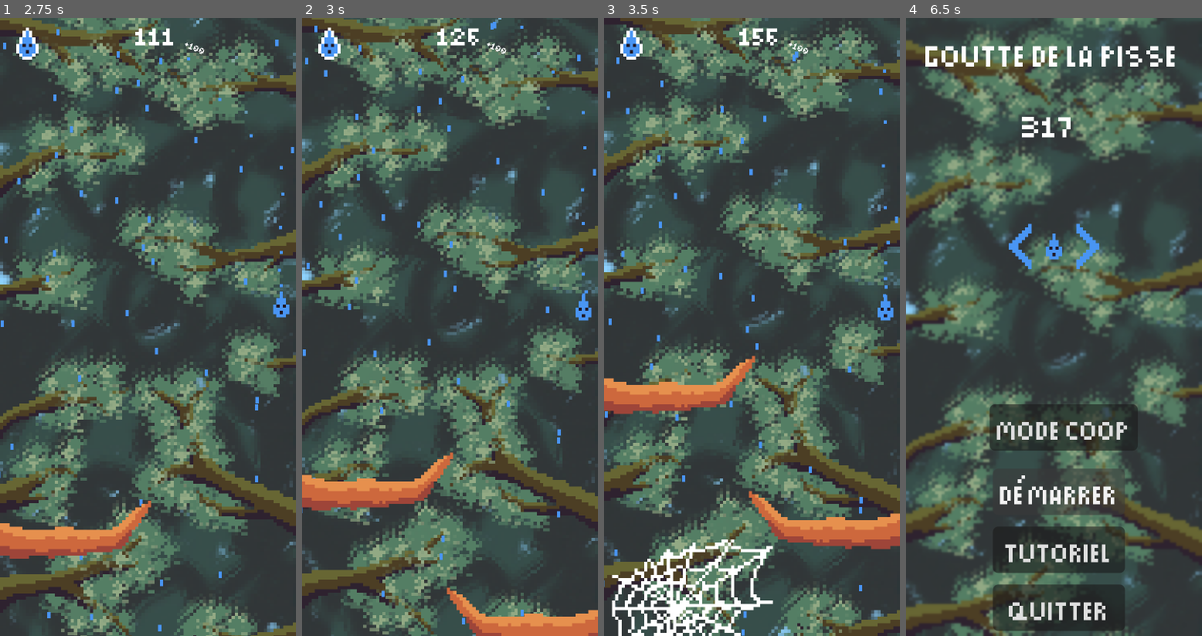
Above: before the commit, frames 1-4 (left to right).
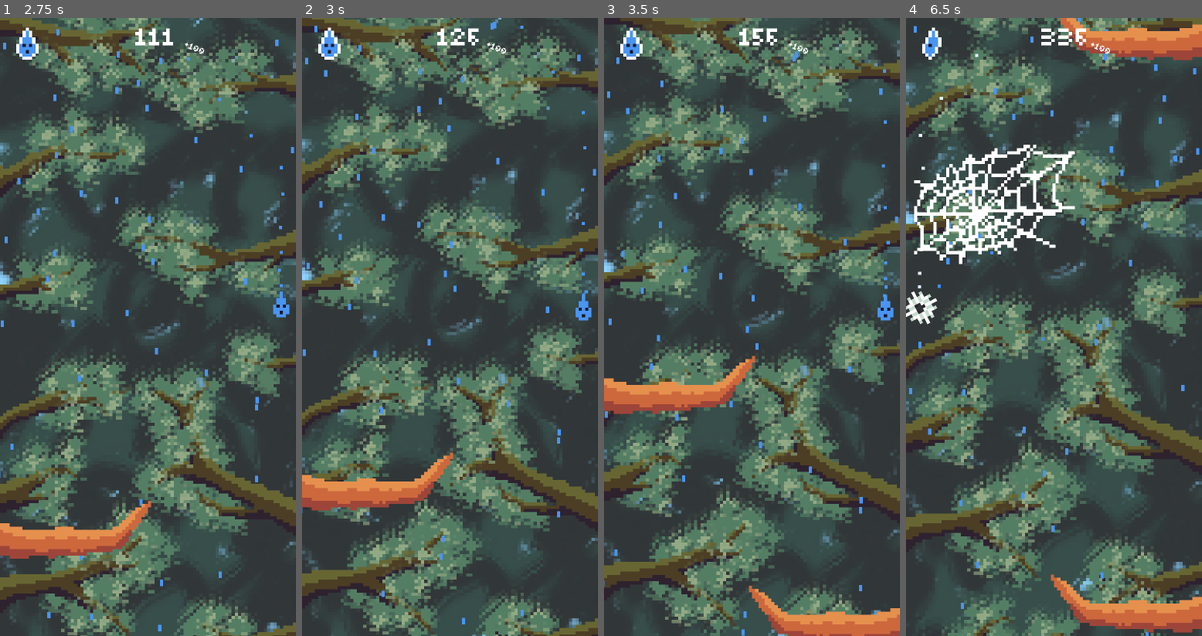
Above: after the commit, the same moments.

Repository: BrokHoly/gamejam_goutte
Game: Godot game, scene res://menu/menu.tscn
The game is run twice, just before and just after one commit, with the same random seed, the same clock (stepped at 60 frames per second) and the same inputs.
Inputs:
- Up to frame 1 (2.75 s): click "démarrer" at 0.5 s; hold D (move_right) 1.28-2.03 s; tap Down (move_downP2) at 1.35 s; hold S (move_down) from 2.03 s (still down); tap Left (move_leftP2) at 2.1 s
- Up to frame 2 (3 s): release S (move_down) at 2.78 s; hold D (move_right) from 2.78 s (still down); tap Right (move_rightP2) at 2.85 s
- Up to frame 3 (3.5 s): keep holding D (move_right)
- Up to frame 4 (6.5 s): release D (move_right) at 3.53 s; hold W (move_up) 3.53-4.28 s; tap one key every 0.75 s from 3.6 s: Up (move_upP2) Q (toggle_ice) Keypad 0 (toggle_iceP2) E (toggle_snow); hold A (move_left) 4.28-5.78 s; hold S (move_down) from 5.78 s (still down)

Frame 1 is identical in both runs. In frame 2, 1.7% of the frame differs, in the area x 48-100%, y 92-100%; in frame 3, 7.0%; in frame 4, 63%, in the area x 0-100%, y 0-100%.

Commit message:
game balanced

Diff:
--- a/levels/level.gd
+++ b/levels/level.gd
@@ -4,21 +4,23 @@
 var left_anchor : Marker2D
 var right_anchor : Marker2D
 
-
-var obstacles_speed: float = 60.0
+var current_obstacles_speed: float
 const OBSTACLES_MIN_SPEED: float = 60.0
-const OBSTACLES_MAX_SPEED: float = 100.0
+const OBSTACLES_MAX_SPEED: float = 120.0
 
 const SCORE_UNTIL_MAX_SPEED:int = 10000
 
-const TIME_BETWEEN_OBSTACLES = 1.0
+const BEGIN_TIME_BETWEEN_OBSTACLES = 2.0
+const END_TIME_BETWEEN_OBSTACLES = 2.0
+
+const TIME_BETWEEN_OBSTACLES = 2.0
 const TIME_RANGE = 1.0
 
 
 var time_until_next_left_obstacle := 100.0
 var time_until_next_right_obstacle := 100.0
-var right_strike := 0.0
-var left_strike := 0.0
+#var right_strike := 0.0
+#var left_strike := 0.0
 
 var LEFT_OBSTACLES_SCENES : Array[Node2D]
 var RIGHT_OBSTACLES_SCENES : Array[Node2D]
@@ -54,6 +56,8 @@
 	time_until_next_left_obstacle -= delta
 	time_until_next_right_obstacle -= delta
 
+	current_obstacles_speed = minf(OBSTACLES_MIN_SPEED + ((float(GameManager.score) / SCORE_UNTIL_MAX_SPEED) * (OBSTACLES_MAX_SPEED - OBSTACLES_MIN_SPEED)),OBSTACLES_MAX_SPEED)
+	#print(current_obstacles_speed)
 	if time_until_next_right_obstacle < 0.0:
 		spawn_right_obstacle()
 		time_until_next_right_obstacle = TIME_BETWEEN_OBSTACLES + randf() * TIME_RANGE
@@ -68,18 +72,18 @@
 	var next_obstacle : Node2D = LEFT_OBSTACLES_SCENES[randi_range(0,LEFT_OBSTACLES_SCENES.size()-1)]
 	var obstacle : Node2D = next_obstacle.duplicate()
 	spawner.add_child(obstacle)
-	obstacle.speed = obstacles_speed
+	obstacle.speed = current_obstacles_speed
 	obstacle.position = left_anchor.position
-	left_strike += 1.0
-	right_strike = 0.0
+	#left_strike += 1.0
+	#right_strike = 0.0
 
 func spawn_right_obstacle():
 	var next_obstacle : Node2D = RIGHT_OBSTACLES_SCENES[randi_range(0,RIGHT_OBSTACLES_SCENES.size()-1)]
 	var obstacle : Node2D = next_obstacle.duplicate()
 	spawner.add_child(obstacle)
-	obstacle.speed = obstacles_speed
+	obstacle.speed = current_obstacles_speed
 	obstacle.position = right_anchor.position
 	#var sprite2D: Sprite2D = obstacle.get_node("Sprite2D")
 	#sprite2D.flip_h = true;
-	right_strike += 1.0
-	left_strike = 0.0
+	#right_strike += 1.0
+	#left_strike = 0.0
--- a/levels/level_0.tscn
+++ b/levels/level_0.tscn
@@ -57,7 +57,7 @@
 offset_bottom = 220.0
 texture = SubResource("PlaceholderTexture2D_dm5o4")
 
-[node name="Drop" parent="." unique_id=1116228112 groups=["Player1"] instance=ExtResource("1_eus5j")]
+[node name="Drop" parent="." unique_id=1116228112 instance=ExtResource("1_eus5j")]
 position = Vector2(45, 76)
 platform_wall_layers = 255
 
--- a/player/drop.tscn
+++ b/player/drop.tscn
@@ -19,7 +19,7 @@
 [sub_resource type="CircleShape2D" id="CircleShape2D_spdk8"]
 radius = 4.5
 
-[node name="Drop" type="CharacterBody2D" unique_id=522632408 groups=["player"]]
+[node name="Drop" type="CharacterBody2D" unique_id=522632408 groups=["Player1", "player"]]
 motion_mode = 1
 script = ExtResource("1_f4jv2")
 
--- a/props/branch_left.tscn
+++ b/props/branch_left.tscn
@@ -19,7 +19,7 @@
 [node name="CollisionPolygon2D" type="CollisionPolygon2D" parent="HitBox" unique_id=1976960263]
 polygon = PackedVector2Array(-8, -2, 35, 8, 48, -9, 23, -1)
 
-[node name="SpawnBox" type="Area2D" parent="." unique_id=469021438]
+[node name="SpawnBox" type="Area2D" parent="." unique_id=469021438 groups=["invincible"]]
 collision_mask = 7
 
 [node name="CollisionShape2D" type="CollisionShape2D" parent="SpawnBox" unique_id=1249774553]
--- a/props/branch_right.tscn
+++ b/props/branch_right.tscn
@@ -20,7 +20,7 @@
 [node name="CollisionPolygon2D" type="CollisionPolygon2D" parent="HitBox" unique_id=1976960263]
 polygon = PackedVector2Array(8, -2, -35, 8, -48, -9, -23, -1)
 
-[node name="SpawnBox" type="Area2D" parent="." unique_id=469021438]
+[node name="SpawnBox" type="Area2D" parent="." unique_id=469021438 groups=["invincible"]]
 collision_mask = 7
 
 [node name="CollisionShape2D" type="CollisionShape2D" parent="SpawnBox" unique_id=1249774553]
--- a/props/leaf_left.tscn
+++ b/props/leaf_left.tscn
@@ -19,7 +19,7 @@
 [node name="CollisionPolygon2D" type="CollisionPolygon2D" parent="HitBox" unique_id=1976960263]
 polygon = PackedVector2Array(0, 13, 55, 5, 43, -8, 0, -12)
 
-[node name="SpawnBox" type="Area2D" parent="." unique_id=469021438]
+[node name="SpawnBox" type="Area2D" parent="." unique_id=469021438 groups=["breakable"]]
 collision_mask = 7
 
 [node name="CollisionShape2D" type="CollisionShape2D" parent="SpawnBox" unique_id=1249774553]
--- a/props/leaf_right.tscn
+++ b/props/leaf_right.tscn
@@ -20,7 +20,7 @@
 [node name="CollisionPolygon2D" type="CollisionPolygon2D" parent="HitBox" unique_id=1976960263]
 polygon = PackedVector2Array(0, 13, -55, 5, -43, -8, 0, -12)
 
-[node name="SpawnBox" type="Area2D" parent="." unique_id=469021438]
+[node name="SpawnBox" type="Area2D" parent="." unique_id=469021438 groups=["breakable"]]
 collision_mask = 7
 
 [node name="CollisionShape2D" type="CollisionShape2D" parent="SpawnBox" unique_id=1249774553]
--- a/props/obstacle.gd
+++ b/props/obstacle.gd
@@ -16,10 +16,14 @@
 
 # Called every frame. 'delta' is the elapsed time since the previous frame.
 func _process(delta: float) -> void:
+	var areas = $SpawnBox.get_overlapping_areas()
+	for area in areas:
+		if area.is_in_group("invincible") :
+			print("TUE MOI ÇA")
+			queue_free()
 	if position.y < -30.0:
 		queue_free()
 	position.y -= speed * delta
-	pass
 
 
 func _on_hit_box_body_entered(body: Node2D) -> void:
@@ -58,6 +62,10 @@
 func _on_spawn_box_area_entered(area: Area2D) -> void:
 	if area.is_in_group("invincible") and is_in_group("invincible"):
 		# In taht case, we should stop the belower until it's out of range.
+		print("OMG 2 BRANCHES ???")
+		var is_above = position.y > area.position.y
+		if not is_above:
+			queue_free()
 		pass
 
 	pass # Replace with function body.
--- a/props/web_left.tscn
+++ b/props/web_left.tscn
@@ -19,7 +19,7 @@
 [node name="CollisionPolygon2D" type="CollisionPolygon2D" parent="HitBox" unique_id=1976960263]
 polygon = PackedVector2Array(3, 20, 48, 17, 52, -11, 32, -14, 0, 0)
 
-[node name="SpawnBox" type="Area2D" parent="." unique_id=469021438]
+[node name="SpawnBox" type="Area2D" parent="." unique_id=469021438 groups=["traversable"]]
 collision_mask = 7
 
 [node name="CollisionShape2D" type="CollisionShape2D" parent="SpawnBox" unique_id=1249774553]
--- a/props/web_right.tscn
+++ b/props/web_right.tscn
@@ -20,7 +20,7 @@
 [node name="CollisionPolygon2D" type="CollisionPolygon2D" parent="HitBox" unique_id=1976960263]
 polygon = PackedVector2Array(-1, 21, -42, 19, -52, -10, -32, -15, 0, 0)
 
-[node name="SpawnBox" type="Area2D" parent="." unique_id=469021438]
+[node name="SpawnBox" type="Area2D" parent="." unique_id=469021438 groups=["traversable"]]
 collision_mask = 7
 
 [node name="CollisionShape2D" type="CollisionShape2D" parent="SpawnBox" unique_id=1249774553]
Not shown, added: Assets/Audio/web_drop.mp3.import
Not shown: 1 places in menu/numberOfPlayerSelect.tscn that only renumber resources
Not shown: 1 places in props/leaf_left.tscn that only renumber resources
Not shown: 1 places in props/leaf_right.tscn that only renumber resources
Not shown: 1 places in props/web_left.tscn that only renumber resources
Not shown, added: Assets/Audio/web_drop.mp3
